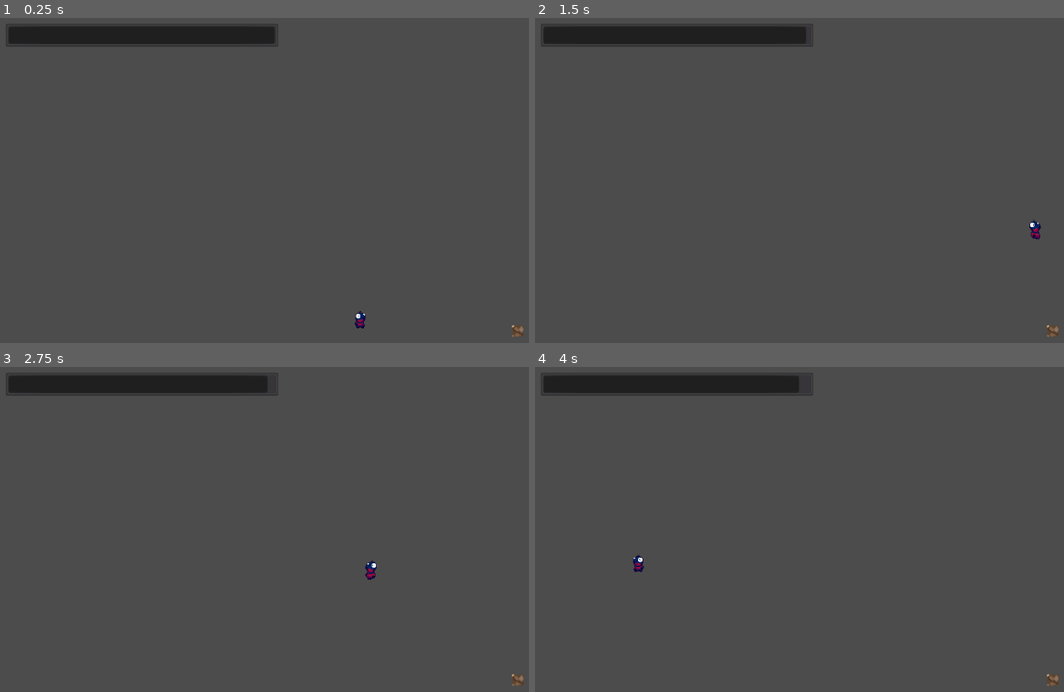
Above: before the commit, frames 1-4 (two rows, left to right).
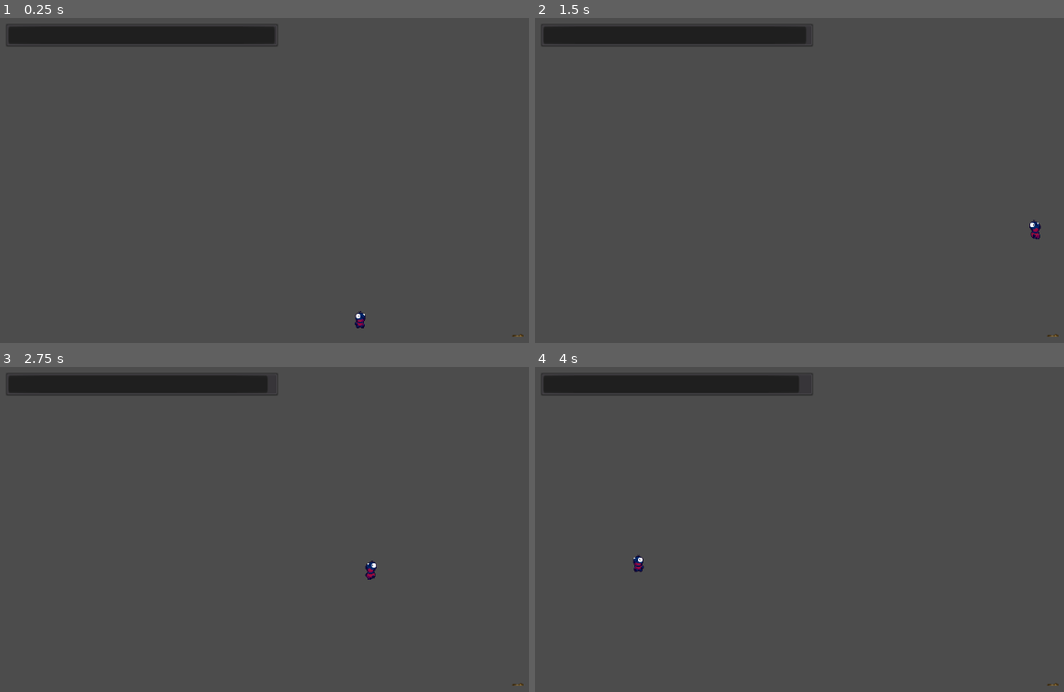
Above: after the commit, the same moments.

Repository: bosskab123/godot-wild-jam-36
Game: Godot game, scene res://scenes/tests/Temp.tscn
The game is run twice, just before and just after one commit, with the same random seed, the same clock (stepped at 60 frames per second) and the same inputs. This scene is started directly instead of the project's main scene.
Inputs:
- Up to frame 1 (0.25 s): no input
- Up to frame 2 (1.5 s): tap Enter at 0.5 s; hold D (move_right) from 0.53 s (still down); tap Y (next_chunk) at 0.6 s; tap W (jump) at 0.77 s; tap Space at 1.25 s; tap T (previous_chunk) at 1.35 s
- Up to frame 3 (2.75 s): tap W (jump) at 1.52 s; tap Enter at 2 s; release D (move_right) at 2.03 s; hold A (move_left) from 2.03 s (still down); tap Y (next_chunk) at 2.1 s
- Up to frame 4 (4 s): keep holding A (move_left); tap T (previous_chunk) at 2.85 s; tap W (jump) at 3.02, 3.77 s; tap Y (next_chunk) at 3.6 s

The runs differ from the first frame. In frame 1, less than 0.1% of the frame differs, in the area x 96-99%, y 94-99%; in frame 2, less than 0.1%; in frame 3, less than 0.1%; in frame 4, less than 0.1%.

Commit message:
Update mud scene/sprite

Diff:
--- a/scenes/obstacles/Mud.tscn
+++ b/scenes/obstacles/Mud.tscn
@@ -1,15 +1,13 @@
-[gd_scene load_steps=10 format=2]
+[gd_scene load_steps=8 format=2]
 
 [ext_resource path="res://scenes/obstacles/Mud.gd" type="Script" id=1]
 [ext_resource path="res://assets/sprites/dirt/dirt-1.png" type="Texture" id=2]
 [ext_resource path="res://assets/sprites/dirt/dirt-3.png" type="Texture" id=3]
 [ext_resource path="res://assets/sprites/dirt/dirt-2.png" type="Texture" id=4]
-[ext_resource path="res://assets/sprites/dirt/dirt-5.png" type="Texture" id=5]
 [ext_resource path="res://assets/sprites/dirt/dirt-0.png" type="Texture" id=6]
-[ext_resource path="res://assets/sprites/dirt/dirt-4.png" type="Texture" id=7]
 
 [sub_resource type="RectangleShape2D" id=1]
-extents = Vector2( 8, 8 )
+extents = Vector2( 8, 2 )
 
 [sub_resource type="SpriteFrames" id=2]
 animations = [ {
@@ -18,7 +16,7 @@
 "name": "default",
 "speed": 5.0
 }, {
-"frames": [ ExtResource( 6 ), ExtResource( 2 ), ExtResource( 4 ), ExtResource( 3 ), ExtResource( 7 ), ExtResource( 5 ) ],
+"frames": [ ExtResource( 6 ), ExtResource( 2 ), ExtResource( 4 ), ExtResource( 3 ) ],
 "loop": true,
 "name": "pressed",
 "speed": 5.0
@@ -29,12 +27,13 @@
 script = ExtResource( 1 )
 
 [node name="CollisionShape2D" type="CollisionShape2D" parent="."]
+position = Vector2( 0, 6 )
 shape = SubResource( 1 )
 
 [node name="AnimatedSprite" type="AnimatedSprite" parent="."]
 frames = SubResource( 2 )
 animation = "pressed"
-frame = 5
+frame = 3
 
 [connection signal="body_entered" from="." to="." method="_on_Mud_body_entered"]
 [connection signal="body_exited" from="." to="." method="_on_Mud_body_exited"]
--- a/utiities/GlobalVars.gd
+++ b/utiities/GlobalVars.gd
@@ -5,7 +5,7 @@
 var BLOCK_SIZE: int = 16
 var CHUNK_WIDTH: int = 15 * BLOCK_SIZE
 var CHUNK_LENGTH: int = 30 * BLOCK_SIZE
-var PADDING_WIDTH: int = 30
+var PADDING_WIDTH: int = 60
 
 var GRAVITY: float = 10
 enum FACING {LEFT = -1, RIGHT = 1}
Binary file changed: assets/sprites/dirt/dirt-0.png
Binary file changed: assets/sprites/dirt/dirt-1.png
Binary file changed: assets/sprites/dirt/dirt-2.png
Binary file changed: assets/sprites/dirt/dirt-3.png
Binary file removed: assets/sprites/dirt/dirt-4.png
Not shown, removed: assets/sprites/dirt/dirt-4.png.import
Binary file removed: assets/sprites/dirt/dirt-5.png
Not shown, removed: assets/sprites/dirt/dirt-5.png.import
